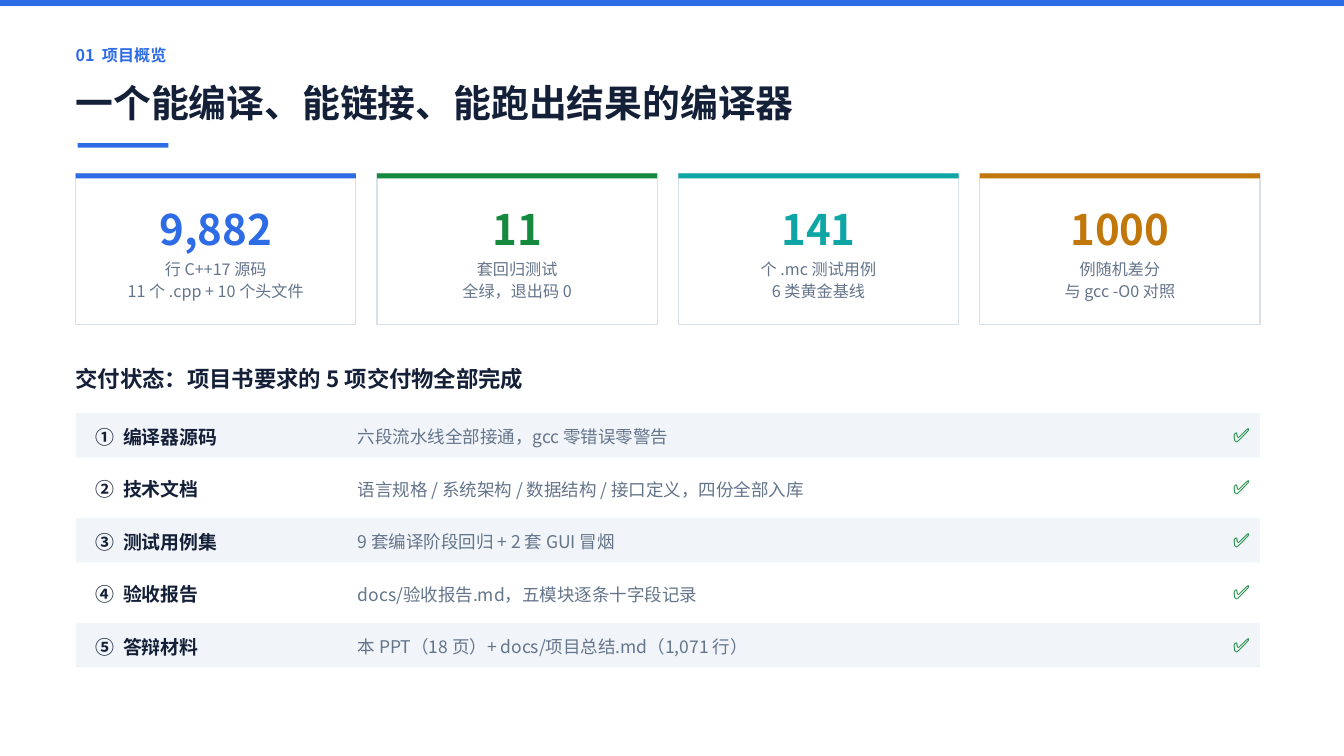
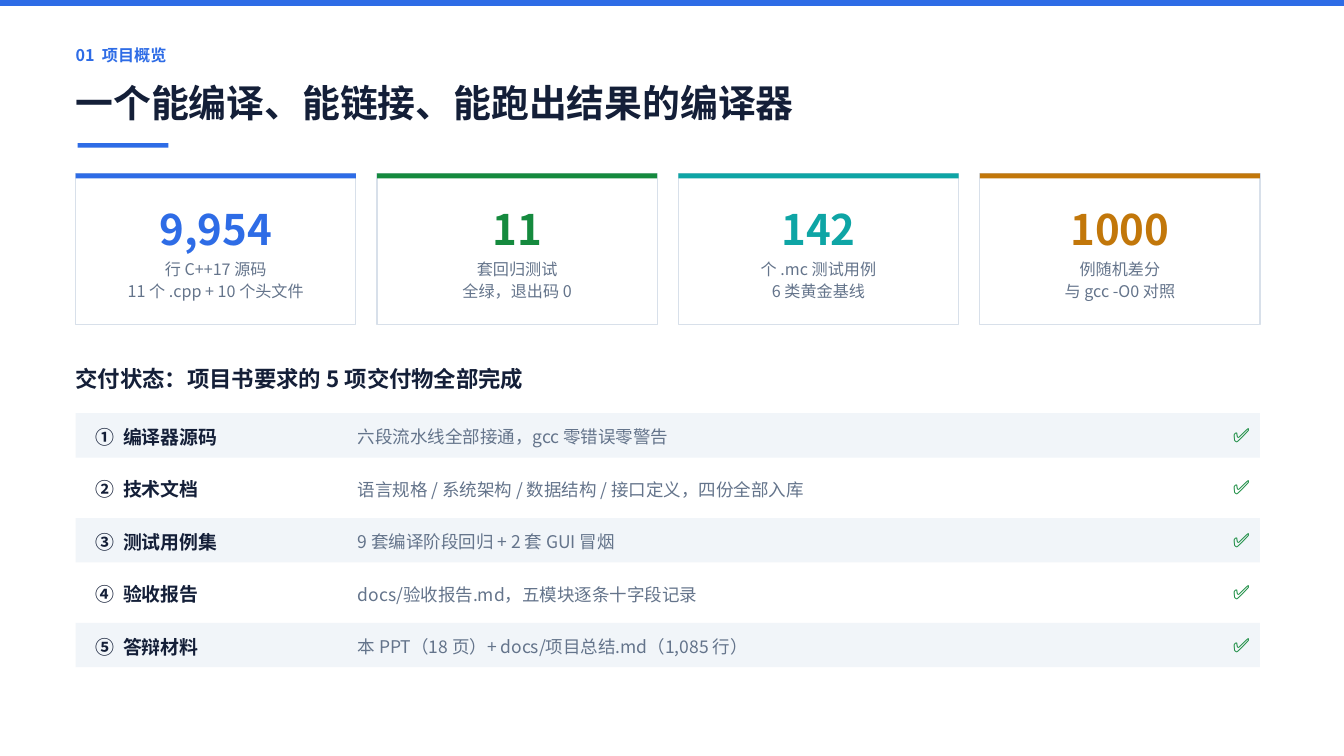
Before and after one commit to 9527-qincheng/MiniCCompiler, a slide deck: slide 2 of docs/MiniC编译器_答辩演示.pptx. Drawn at 1344x756 pixels with LibreOffice and Linux fonts; fonts in the diff are those of the drawing. Boxes give left, top, right and bottom in pixels: in the first picture for what was removed or moved away, otherwise in the second. Text is boxed around its words. In the diff, an @@ line names an element or a change of style, - is before the commit and + after.

```diff
--- a/docs/MiniC编译器_答辩演示.pptx
+++ b/docs/MiniC编译器_答辩演示.pptx
@@ text at bbox=[159, 213, 272, 254]: text changed @@
-9,882
+9,954
@@ text at bbox=[781, 213, 855, 245]: text changed @@
-141
+142
@@ text at bbox=[358, 638, 748, 656]: text changed @@
-本 PPT（18 页）+ docs/项目总结.md（1,071 行）
+本 PPT（18 页）+ docs/项目总结.md（1,085 行）
```
Also in this commit, not shown: 4 other slides changed, 9 other files.
